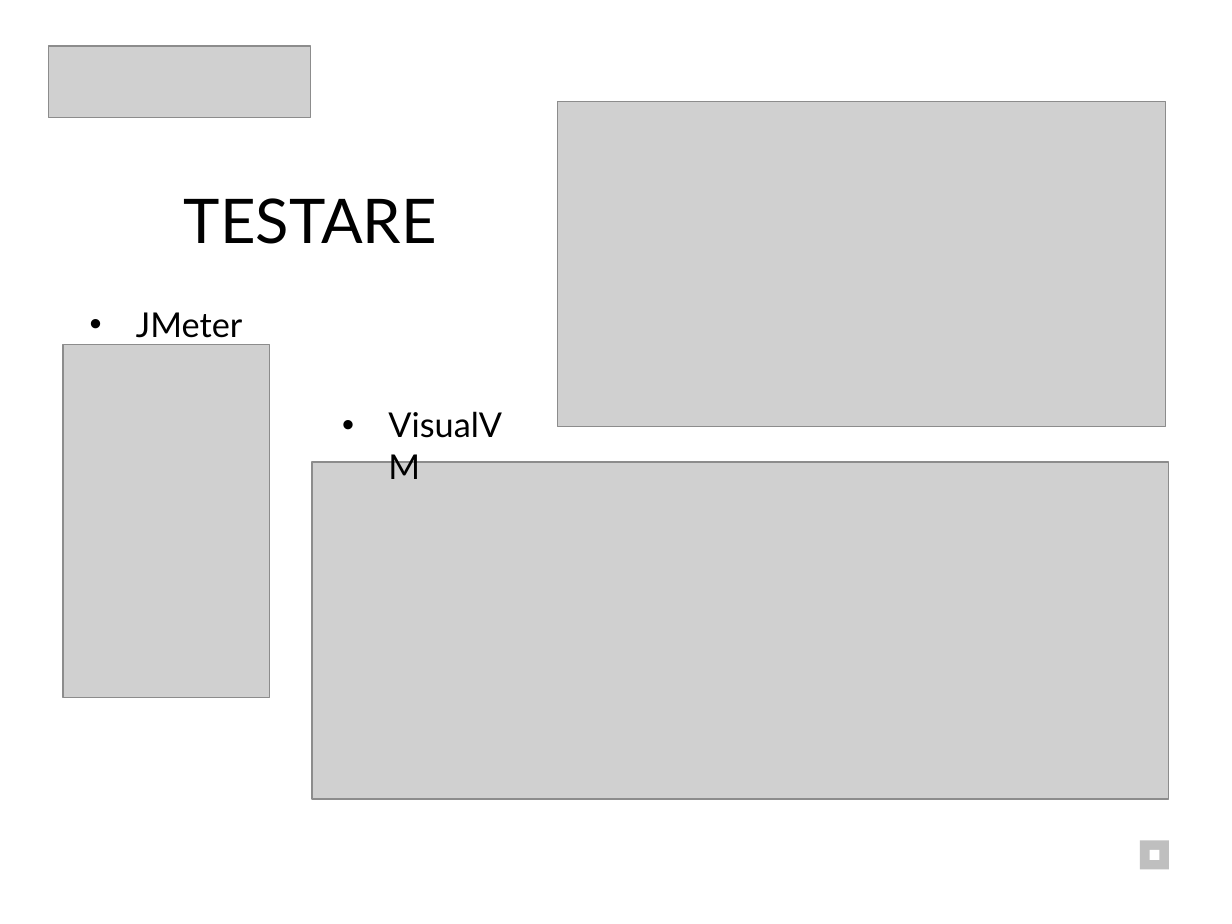
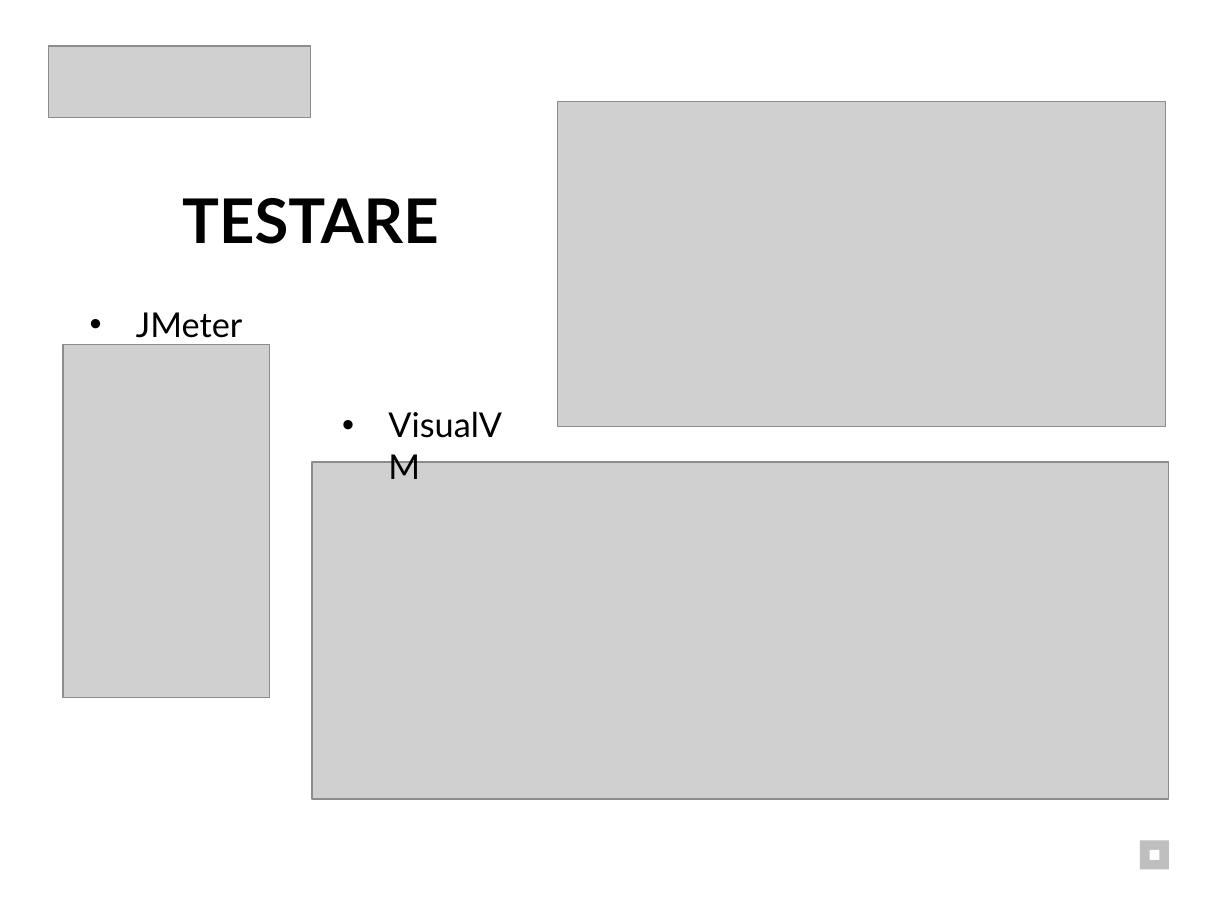
Before and after one commit to AndreiBertescu/NotePlan, a slide deck: slide 10 of Prezentare_Noteplan.pptx. Drawn at 1232x924 pixels with LibreOffice and Linux fonts; fonts in the diff are those of the drawing; grey boxes stand for pictures. Boxes give left, top, right and bottom in pixels: in the first picture for what was removed or moved away, otherwise in the second. Text is boxed around its words. In the diff, an @@ line names an element or a change of style, - is before the commit and + after.

```diff
--- a/Prezentare_Noteplan.pptx
+++ b/Prezentare_Noteplan.pptx
@@ text "TESTARE" at (x1=182, y1=198, x2=439, y2=244): bold on @@
```
Also in this commit, not shown: 11 other slides changed, 2 other files.
